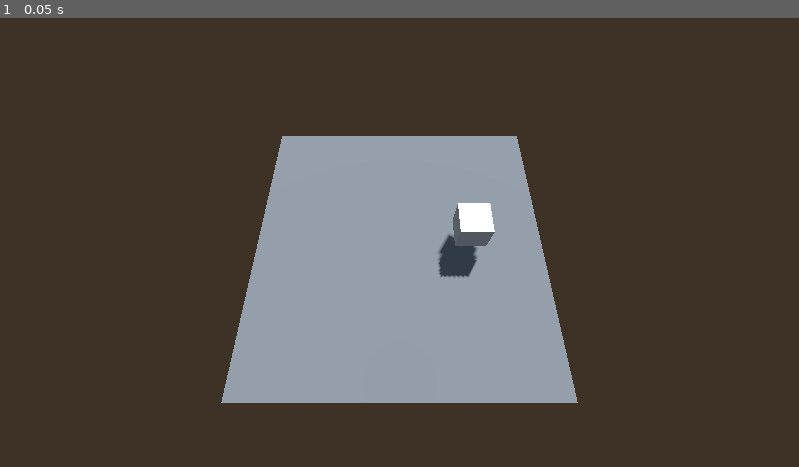
Above: before the commit, frame 1.
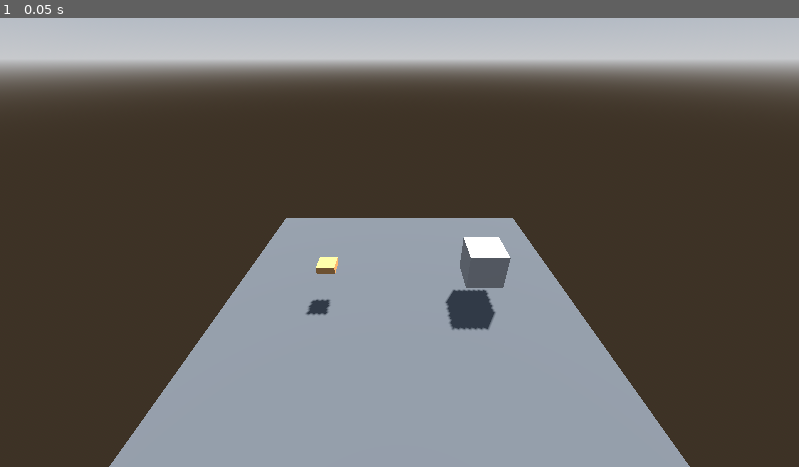
Above: after the commit, the same moment.

Repository: ZsoltHevesi/spooky-cooking-sim
Game: Godot game, scene res://3d_cooking/3d_testScene.tscn
The game is run twice, just before and just after one commit, with the same random seed, the same clock (stepped at 60 frames per second) and the same inputs.
Inputs:
- Up to frame 1 (0.05 s): no input

The runs differ from the first frame. In frame 1, 36% of the frame differs, in the area x 0-100%, y 0-100%.

Commit message:
Test commit

Diff:
--- a/3d_cooking/3d_testScene.tscn
+++ b/3d_cooking/3d_testScene.tscn
@@ -1,6 +1,7 @@
-[gd_scene load_steps=8 format=3 uid="uid://qf2sbl0unhh1"]
+[gd_scene load_steps=9 format=3 uid="uid://qf2sbl0unhh1"]
 
 [ext_resource type="Script" path="res://3d_cooking/3d_main.gd" id="1_2piyb"]
+[ext_resource type="PackedScene" uid="uid://t6g25kc7neum" path="res://3d_cooking/burger_top_bun.tscn" id="2_lbc5o"]
 
 [sub_resource type="ProceduralSkyMaterial" id="ProceduralSkyMaterial_00uhs"]
 sky_horizon_color = Color(0.64625, 0.65575, 0.67075, 1)
@@ -48,4 +49,7 @@
 use_collision = true
 
 [node name="Camera3D" type="Camera3D" parent="."]
-transform = Transform3D(1, 0, 0, 0, 0.427168, 0.904172, 0, -0.904172, 0.427168, 0, 9.33922, 4.44166)
+transform = Transform3D(1, 0, 0, 0, 0.846927, 0.531709, 0, -0.531709, 0.846927, 0, 5.94988, 6.53344)
+
+[node name="BurgerTopBun" parent="." instance=ExtResource("2_lbc5o")]
+transform = Transform3D(1, 0, 0, 0, 1, 0, 0, 0, 1, -2, 1.1, 0)
--- /dev/null
+++ b/3d_cooking/burger_top_bun.tscn
@@ -0,0 +1,21 @@
+[gd_scene load_steps=4 format=3 uid="uid://t6g25kc7neum"]
+
+[sub_resource type="BoxMesh" id="BoxMesh_taa3g"]
+size = Vector3(0.5, 0.2, 0.5)
+
+[sub_resource type="StandardMaterial3D" id="StandardMaterial3D_osenv"]
+albedo_color = Color(0.73, 0.525357, 0.3066, 1)
+
+[sub_resource type="ConcavePolygonShape3D" id="ConcavePolygonShape3D_ykhbb"]
+data = PackedVector3Array(-0.25, 0.1, 0.25, 0.25, 0.1, 0.25, -0.25, -0.1, 0.25, 0.25, 0.1, 0.25, 0.25, -0.1, 0.25, -0.25, -0.1, 0.25, 0.25, 0.1, -0.25, -0.25, 0.1, -0.25, 0.25, -0.1, -0.25, -0.25, 0.1, -0.25, -0.25, -0.1, -0.25, 0.25, -0.1, -0.25, 0.25, 0.1, 0.25, 0.25, 0.1, -0.25, 0.25, -0.1, 0.25, 0.25, 0.1, -0.25, 0.25, -0.1, -0.25, 0.25, -0.1, 0.25, -0.25, 0.1, -0.25, -0.25, 0.1, 0.25, -0.25, -0.1, -0.25, -0.25, 0.1, 0.25, -0.25, -0.1, 0.25, -0.25, -0.1, -0.25, 0.25, 0.1, 0.25, -0.25, 0.1, 0.25, 0.25, 0.1, -0.25, -0.25, 0.1, 0.25, -0.25, 0.1, -0.25, 0.25, 0.1, -0.25, -0.25, -0.1, 0.25, 0.25, -0.1, 0.25, -0.25, -0.1, -0.25, 0.25, -0.1, 0.25, 0.25, -0.1, -0.25, -0.25, -0.1, -0.25)
+
+[node name="BurgerTopBun" type="RigidBody3D"]
+transform = Transform3D(1, 0, 0, 0, 1, 0, 0, 0, 1, 0, 0.1, 0)
+gravity_scale = 0.0
+
+[node name="MeshInstance3D" type="MeshInstance3D" parent="."]
+mesh = SubResource("BoxMesh_taa3g")
+surface_material_override/0 = SubResource("StandardMaterial3D_osenv")
+
+[node name="CollisionShape3D" type="CollisionShape3D" parent="."]
+shape = SubResource("ConcavePolygonShape3D_ykhbb")
